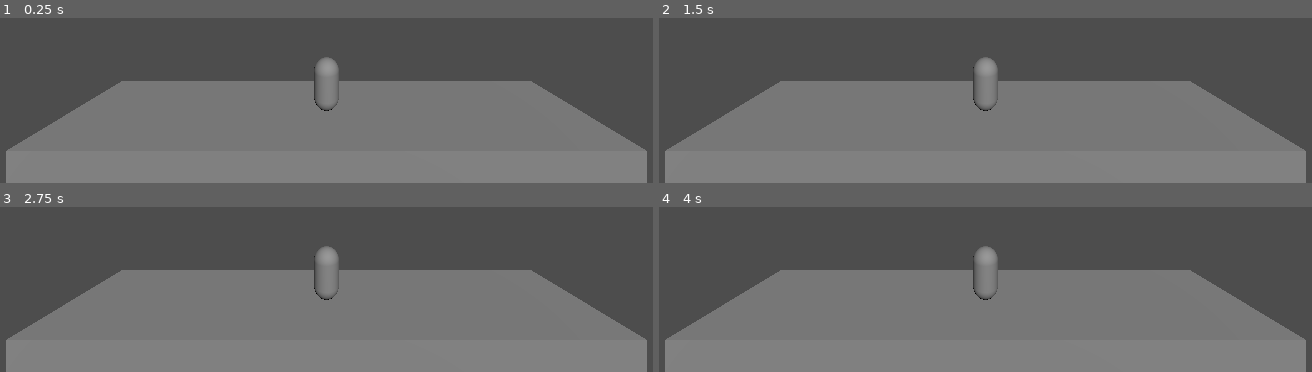
Above: before the commit, frames 1-4 (two rows, left to right).
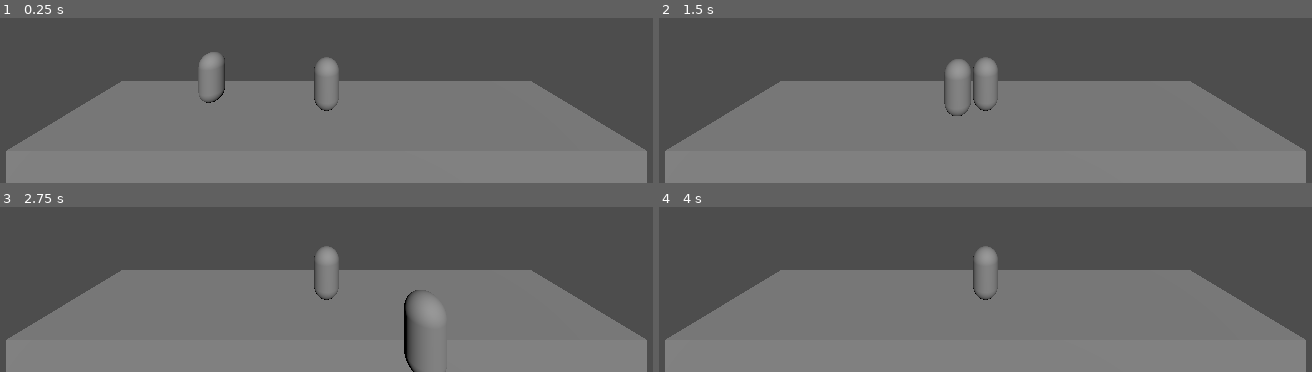
Above: after the commit, the same moments.

Repository: greatbrick0/SacrificeJam1
Game: Godot game, scene res://Scenes/main_level.tscn
Two runs of this game, one before a commit and one after it. Both use one fixed random seed, a clock stepped at 60 frames per second and the inputs below. The project has no main scene, so this scene is started directly.
Inputs:
- Up to frame 1 (0.25 s): no input
- Up to frame 2 (1.5 s): tap Enter (ui_accept) at 0.5, 0.6, 0.77, 1.07, 1.35 s; hold D (MoveRight) 0.53-1.28 s; hold S (MoveDown, bound only after the commit) from 1.28 s (still down)
- Up to frame 3 (2.75 s): tap Enter (ui_accept) at 1.52, 1.82, 2.1 s; release S (MoveDown, bound only after the commit) at 2.03 s; hold D (MoveRight) from 2.03 s (still down)
- Up to frame 4 (4 s): release D (MoveRight) at 2.78 s; hold W (MoveUp) 2.78-3.53 s; tap Enter (ui_accept) at 2.85, 3.02, 3.32, 3.5, 3.6, 3.77 s; hold A (MoveLeft) from 3.53 s (still down)

The runs differ from the first frame. In frame 1, 0.7% of the frame differs, in the area x 30-35%, y 20-52%; in frame 2, 0.5%; in frame 3, 1.0%, in the area x 61-68%, y 50-100%; in frame 4, nothing differs.

Commit message:
Added Player Movement

Diff:
--- a/Scenes/main_level.tscn
+++ b/Scenes/main_level.tscn
@@ -1,6 +1,11 @@
-[gd_scene load_steps=3 format=3 uid="uid://bosracskukmxx"]
+[gd_scene load_steps=5 format=3 uid="uid://bosracskukmxx"]
+
+[ext_resource type="PackedScene" uid="uid://r4je3ei2rhwd" path="res://Scenes/player.tscn" id="1_b44tx"]
 
 [sub_resource type="BoxMesh" id="BoxMesh_a37ub"]
+
+[sub_resource type="BoxShape3D" id="BoxShape3D_0dk56"]
+size = Vector3(20, 1, 4)
 
 [sub_resource type="CapsuleMesh" id="CapsuleMesh_ja2xh"]
 
@@ -12,6 +17,12 @@
 transform = Transform3D(20, 0, 0, 0, 10, 0, 0, 0, 4, 0, -6, 0)
 mesh = SubResource("BoxMesh_a37ub")
 
+[node name="StaticBody3D" type="StaticBody3D" parent="Path"]
+transform = Transform3D(0.99992, 0.0124074, -0.00258927, -0.0124115, 0.999922, -0.00158532, 0.0025694, 0.00161733, 0.999995, 0, -1.5, 0)
+
+[node name="CollisionShape3D" type="CollisionShape3D" parent="Path/StaticBody3D"]
+shape = SubResource("BoxShape3D_0dk56")
+
 [node name="Camera" type="Camera3D" parent="."]
 transform = Transform3D(1, 0, 0, 0, 1, 0, 0, 0, 1, 0, 5, 9)
 fov = 90.0
@@ -21,3 +32,6 @@
 
 [node name="MainLight" type="DirectionalLight3D" parent="."]
 transform = Transform3D(0.984808, -0.111619, 0.133022, 0, 0.766044, 0.642788, -0.173648, -0.633022, 0.754407, 0, 0, 0)
+
+[node name="Player" parent="." instance=ExtResource("1_b44tx")]
+transform = Transform3D(1, 0, 0, 0, 1, 0, 0, 0, 1, -4.78254, 0, -0.390048)
--- a/Scenes/player.tscn
+++ b/Scenes/player.tscn
@@ -1,10 +1,19 @@
-[gd_scene load_steps=2 format=3 uid="uid://r4je3ei2rhwd"]
+[gd_scene load_steps=4 format=3 uid="uid://r4je3ei2rhwd"]
+
+[ext_resource type="Script" path="res://Scripts/player.gd" id="1_wxaek"]
 
 [sub_resource type="CapsuleMesh" id="CapsuleMesh_c7dkq"]
 
-[node name="Player" type="Node3D"]
+[sub_resource type="CapsuleShape3D" id="CapsuleShape3D_jvkw2"]
+
+[node name="Player" type="CharacterBody3D"]
+script = ExtResource("1_wxaek")
+gravity = 9.0
 
 [node name="Visuals" type="Node3D" parent="."]
 
 [node name="MeshInstance3D" type="MeshInstance3D" parent="Visuals"]
 mesh = SubResource("CapsuleMesh_c7dkq")
+
+[node name="CollisionShape3D" type="CollisionShape3D" parent="."]
+shape = SubResource("CapsuleShape3D_jvkw2")
--- /dev/null
+++ b/Scripts/player.gd
@@ -0,0 +1,29 @@
+extends CharacterBody3D
+
+@export var speed: float = 5.0
+@export var jumpHeight = 4.5
+
+# Get the gravity from the project settings to be synced with RigidBody nodes.
+@export var gravity: float
+
+func _physics_process(delta):
+	# Add the gravity.
+	if not is_on_floor():
+		velocity.y -= gravity * delta
+
+	# Handle Jump.
+	if Input.is_action_just_pressed("ui_accept") and is_on_floor():
+		velocity.y = jumpHeight
+
+	# Get the input direction and handle the movement/deceleration.
+	# As good practice, you should replace UI actions with custom gameplay actions.
+	var input_dir = Input.get_vector("MoveLeft", "MoveRight", "MoveUp", "MoveDown")
+	var direction = (transform.basis * Vector3(input_dir.x, 0, input_dir.y)).normalized()
+	if direction:
+		velocity.x = direction.x * speed
+		velocity.z = direction.z * speed
+	else:
+		velocity.x = move_toward(velocity.x, 0, speed)
+		velocity.z = move_toward(velocity.z, 0, speed)
+
+	move_and_slide()
--- a/project.godot
+++ b/project.godot
@@ -31,15 +31,24 @@
 "events": [Object(InputEventKey,"resource_local_to_scene":false,"resource_name":"","device":-1,"window_id":0,"alt_pressed":false,"shift_pressed":false,"ctrl_pressed":false,"meta_pressed":false,"pressed":false,"keycode":0,"physical_keycode":87,"key_label":0,"unicode":119,"echo":false,"script":null)
 ]
 }
+MoveDown={
+"deadzone": 0.5,
+"events": [Object(InputEventKey,"resource_local_to_scene":false,"resource_name":"","device":-1,"window_id":0,"alt_pressed":false,"shift_pressed":false,"ctrl_pressed":false,"meta_pressed":false,"pressed":false,"keycode":0,"physical_keycode":83,"key_label":0,"unicode":115,"echo":false,"script":null)
+]
+}
 Parry={
 "deadzone": 0.5,
-"events": [Object(InputEventKey,"resource_local_to_scene":false,"resource_name":"","device":-1,"window_id":0,"alt_pressed":false,"shift_pressed":false,"ctrl_pressed":false,"meta_pressed":false,"pressed":false,"keycode":0,"physical_keycode":32,"key_label":0,"unicode":32,"echo":false,"script":null)
+"events": [Object(InputEventKey,"resource_local_to_scene":false,"resource_name":"","device":-1,"window_id":0,"alt_pressed":false,"shift_pressed":false,"ctrl_pressed":false,"meta_pressed":false,"pressed":false,"keycode":0,"physical_keycode":81,"key_label":0,"unicode":113,"echo":false,"script":null)
 ]
 }
 Ability={
 "deadzone": 0.5,
 "events": [Object(InputEventKey,"resource_local_to_scene":false,"resource_name":"","device":-1,"window_id":0,"alt_pressed":false,"shift_pressed":false,"ctrl_pressed":false,"meta_pressed":false,"pressed":false,"keycode":0,"physical_keycode":69,"key_label":0,"unicode":101,"echo":false,"script":null)
-, Object(InputEventKey,"resource_local_to_scene":false,"resource_name":"","device":-1,"window_id":0,"alt_pressed":false,"shift_pressed":false,"ctrl_pressed":false,"meta_pressed":false,"pressed":false,"keycode":0,"physical_keycode":81,"key_label":0,"unicode":113,"echo":false,"script":null)
+]
+}
+Jump={
+"deadzone": 0.5,
+"events": [Object(InputEventKey,"resource_local_to_scene":false,"resource_name":"","device":-1,"window_id":0,"alt_pressed":false,"shift_pressed":false,"ctrl_pressed":false,"meta_pressed":false,"pressed":false,"keycode":0,"physical_keycode":32,"key_label":0,"unicode":32,"echo":false,"script":null)
 ]
 }
 
